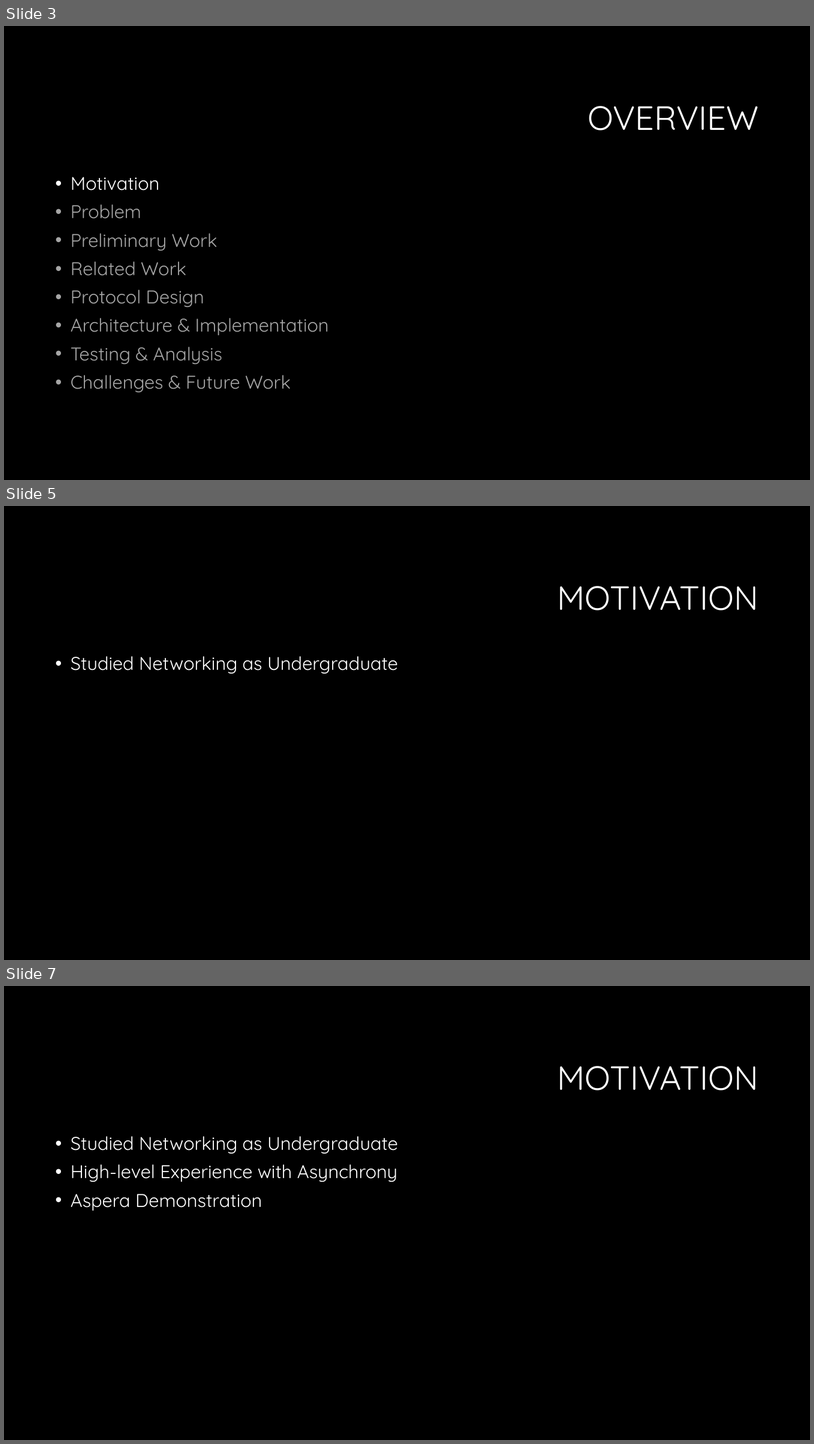
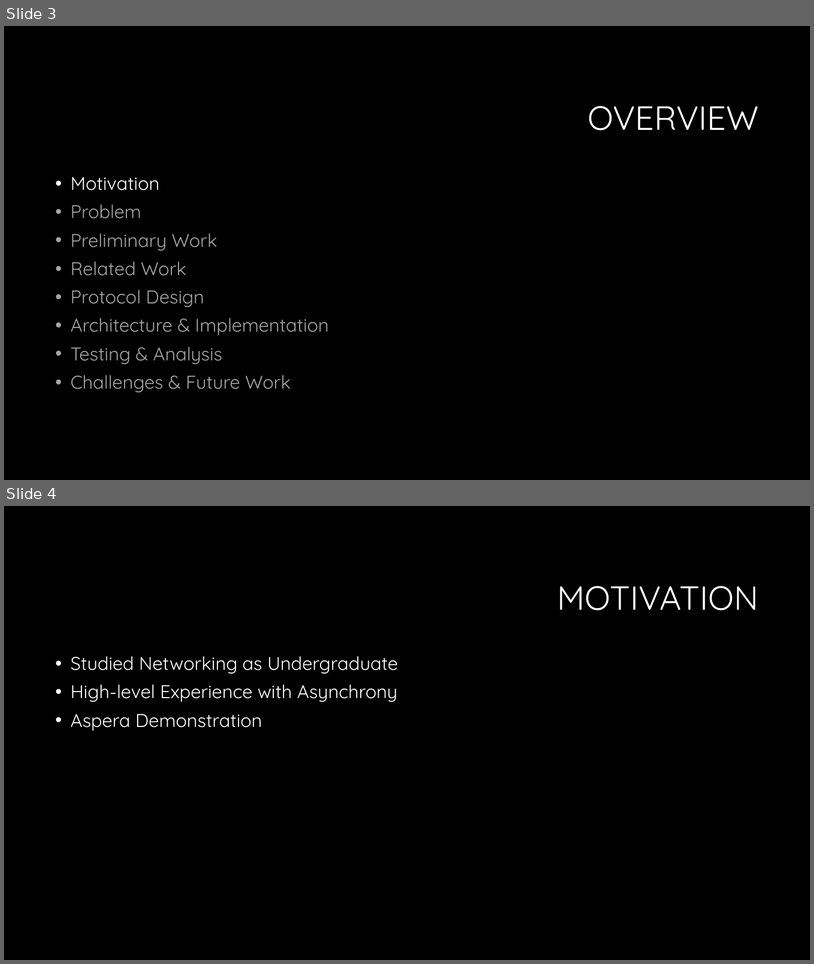
Before and after one commit to czifro-tech/instant-transmission, a slide deck: presentation/Thesis.pptx. Shown one above the other, each under a label of ours: slides 3, 5 and 7 before the commit, slides 3 and 4 after it; the slides between them are not shown. The pictures are 814x1444 and 814x964 pixels, drawn with LibreOffice and Linux fonts; fonts in the diff are those of the drawing; background and template pictures are left out. Boxes give left, top, right and bottom in pixels: in the first picture for what was removed or moved away, otherwise in the second. Text is boxed around its words. In the diff, an @@ line names an element or a change of style, - is before the commit and + after.

```diff
--- a/presentation/Thesis.pptx
+++ b/presentation/Thesis.pptx
@@ slide 5 removed at <box>4,506,810,960</box>, background #000000 @@
@@ title removed at <box>557,586,759,610</box> @@
-MOTIVATION
@@ text removed at <box>71,656,398,673</box> @@
-• Studied Networking as Undergraduate
@@ what was slide 7 is now slide 4 @@
```
Also in this commit, not shown: 5 slides changed, 4 other slides removed.
